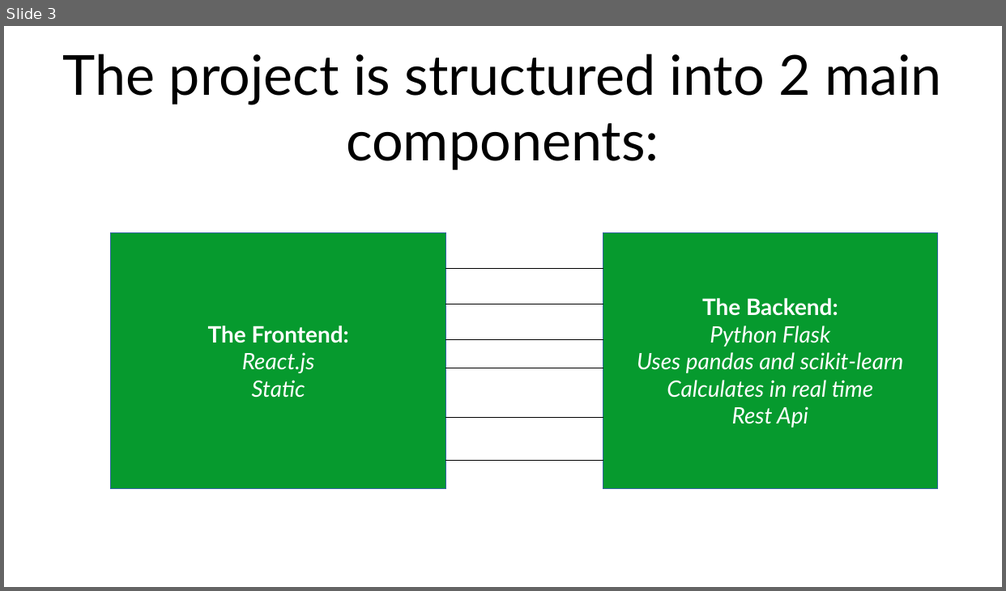
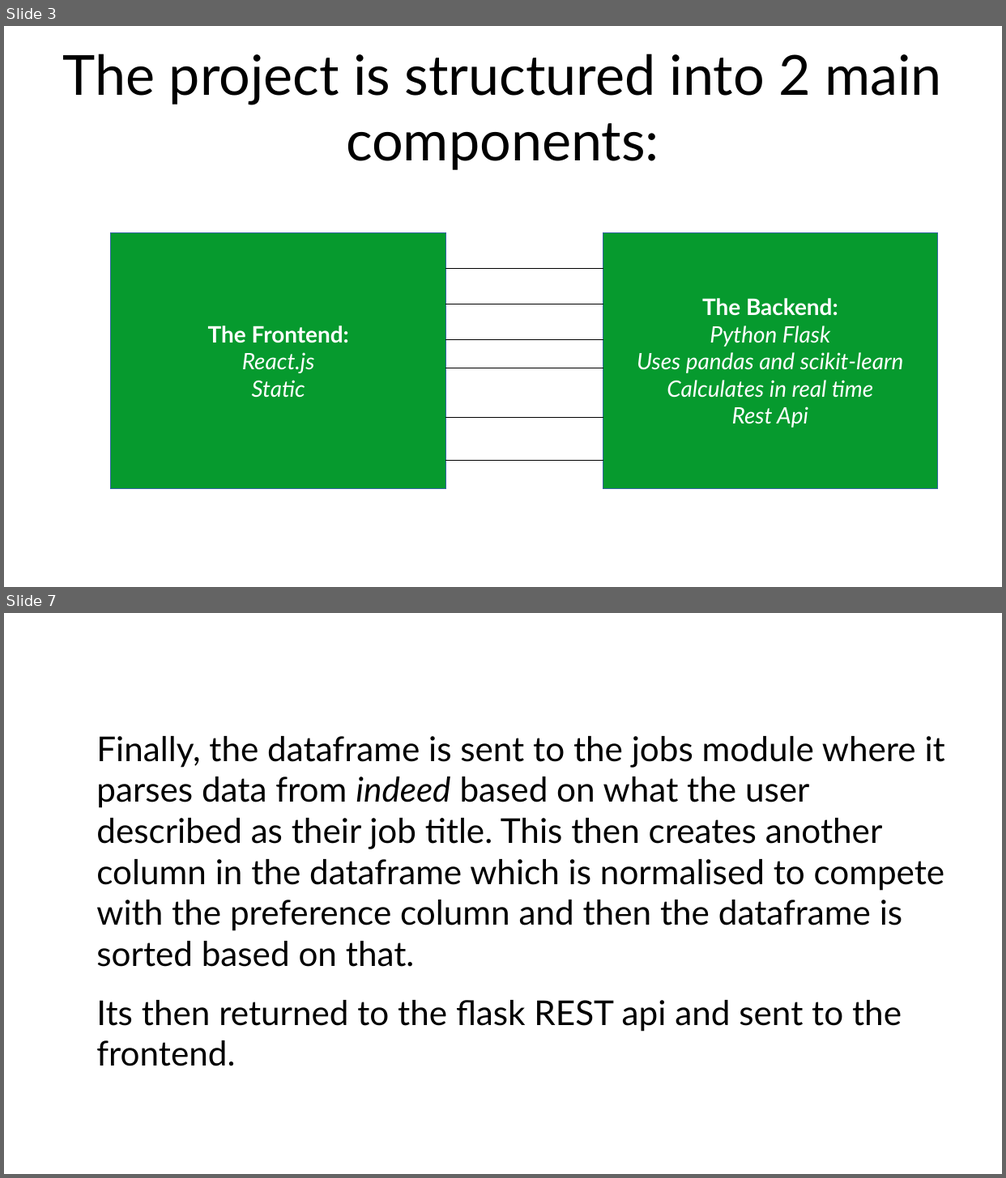
Before and after one commit to py-the-way/py-the-way, a slide deck: presentation/hackathon.odp. Shown one above the other, each under a label of ours: slide 3 before the commit, slides 3 and 7 after it; the slides between them are not shown. The pictures are 1006x591 and 1006x1178 pixels, drawn with LibreOffice and Linux fonts; fonts in the diff are those of the drawing. Boxes give left, top, right and bottom in pixels: in the first picture for what was removed or moved away, otherwise in the second. Text is boxed around its words. In the diff, an @@ line names an element or a change of style, - is before the commit and + after.

```diff
--- a/presentation/hackathon.odp
+++ b/presentation/hackathon.odp
@@ slide 7 added at [4,613,1002,1174], background #FFFFFF @@
@@ text added at [96,736,945,1067], 27.2 pt, text #000000 @@
+Finally, the dataframe is sent to the jobs module where it parses data from indeed based on what the user described as their job title. This then creates another column in the dataframe which is normalised to compete with the preference column and then the dataframe is sorted based on that.
+Its then returned to the flask REST api and sent to the frontend.
```
Also in this commit, not shown: 3 slides changed, 2 other slides added, 1 slide removed, 1 other file.
